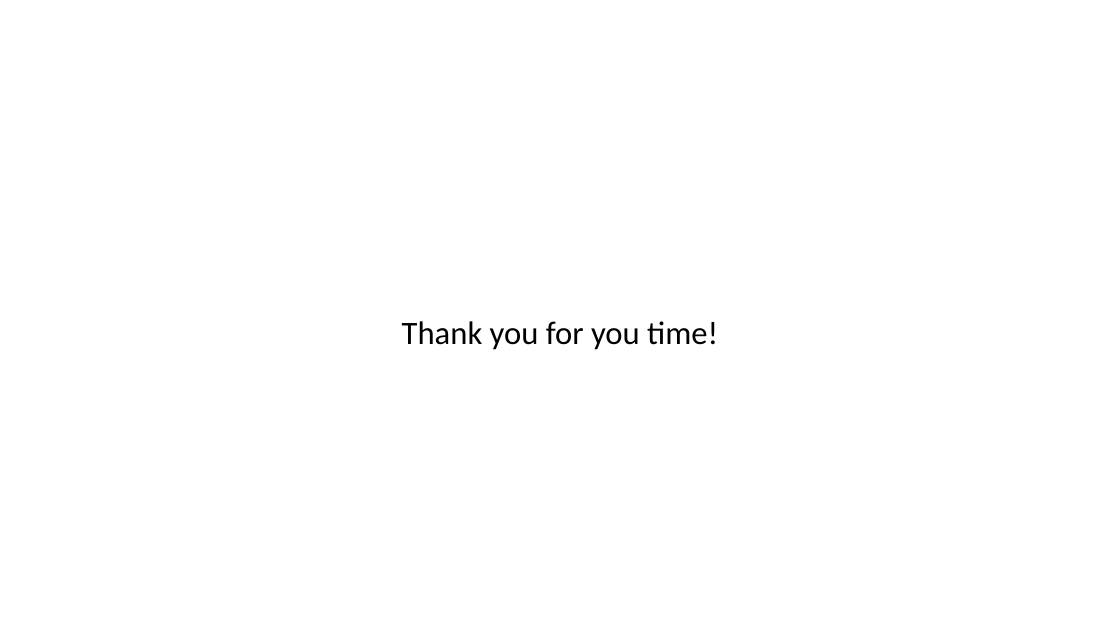
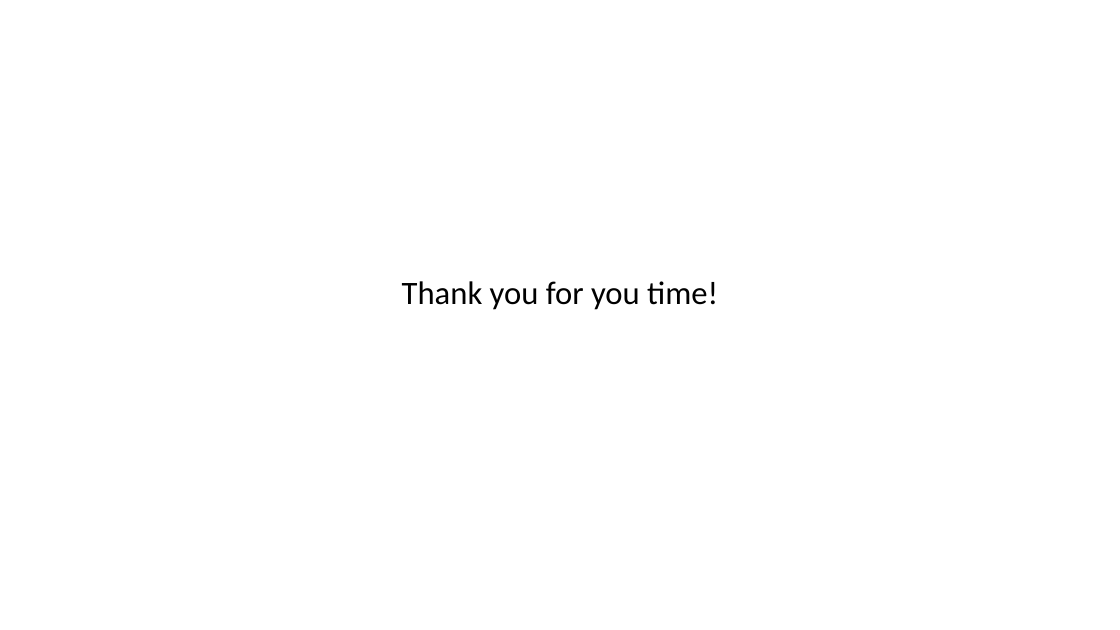
Before and after one commit to DrDoof14/Math4Ml, a slide deck: slide 20 of MathInML_Presentation.pptx. Drawn at 1120x630 pixels with LibreOffice and Linux fonts; fonts in the diff are those of the drawing. Boxes give left, top, right and bottom in pixels: in the first picture for what was removed or moved away, otherwise in the second. Text is boxed around its words. In the diff, an @@ line names an element or a change of style, - is before the commit and + after.

Commit message:
new changes

```diff
--- a/MathInML_Presentation.pptx
+++ b/MathInML_Presentation.pptx
@@ text "Thank you for you time!": place and size @@
-text "Thank you for you time!" at [402, 321, 718, 350]
+text "Thank you for you time!" at [402, 281, 718, 310]
```
